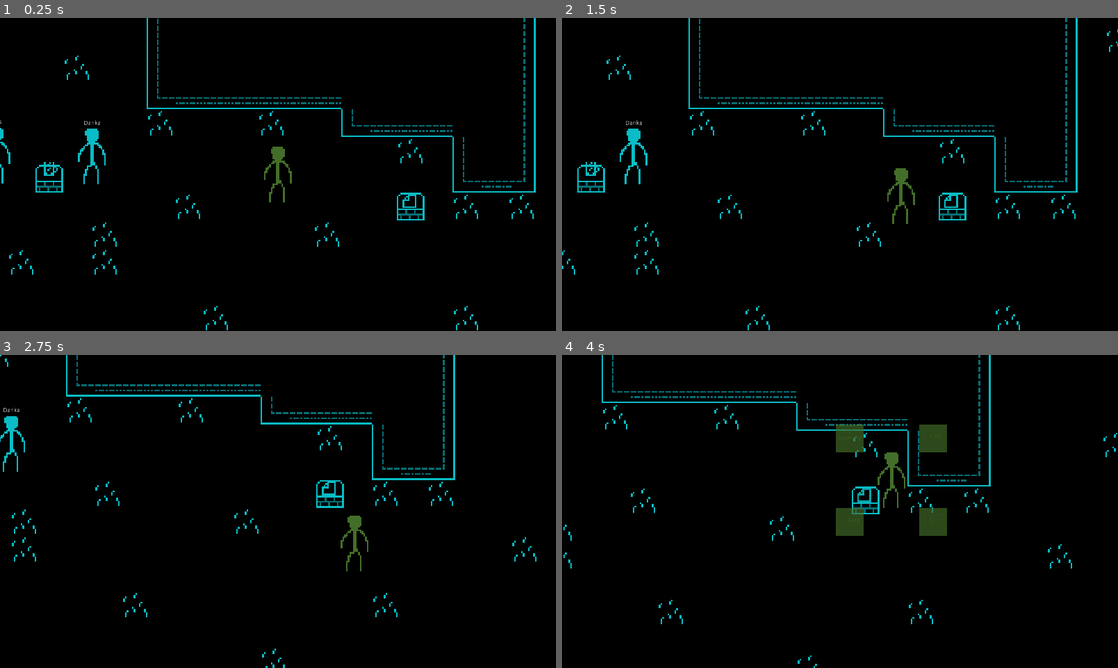
Above: before the commit, frames 1-4 (two rows, left to right).
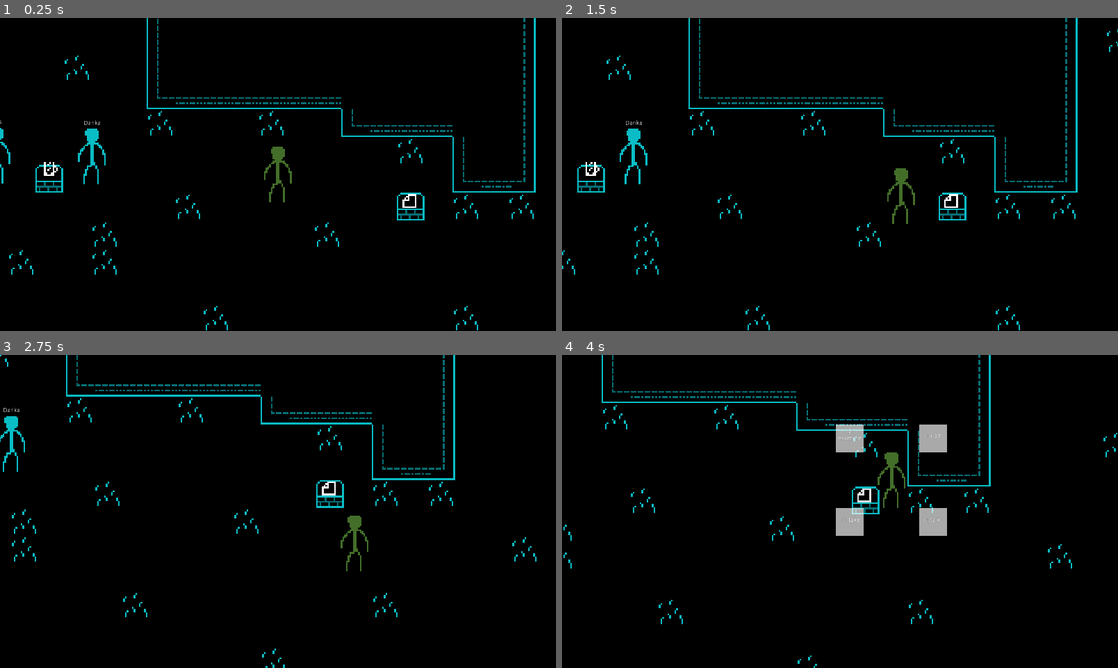
Above: after the commit, the same moments.

Repository: Katamori/a-billion-sounds
Game: Godot game, scene res://Main.tscn
Two runs of this game, one before a commit and one after it. Both use one fixed random seed, a clock stepped at 60 frames per second and the inputs below.
Inputs:
- Up to frame 1 (0.25 s): no input
- Up to frame 2 (1.5 s): tap Enter at 0.5 s; hold D (move_right) 0.53-1.28 s; hold S (move_down) from 1.28 s (still down)
- Up to frame 3 (2.75 s): release S (move_down) at 2.03 s; hold D (move_right) from 2.03 s (still down)
- Up to frame 4 (4 s): release D (move_right) at 2.78 s; hold W (move_up) 2.78-3.53 s; hold A (move_left) from 3.53 s (still down)

The runs differ from the first frame. In frame 1, 0.1% of the frame differs, in the area x 7-75%, y 46-61%; in frame 2, 0.1%; in frame 3, less than 0.1%; in frame 4, 1.8%, in the area x 49-70%, y 22-58%.

Commit message:
refactor code: AutoLoad, classes, simplification

Diff:
--- a/src/objects/Human.tscn
+++ b/src/objects/Human.tscn
@@ -1,20 +1,7 @@
-[gd_scene load_steps=3 format=2]
+[gd_scene load_steps=2 format=2]
 
-[ext_resource path="res://assets/gfx/human.png" type="Texture" id=1]
-
-[sub_resource type="RectangleShape2D" id=1]
-extents = Vector2( 7, 6 )
+[ext_resource path="res://scripts/Human.gd" type="Script" id=2]
 
 [node name="Human" type="Node2D"]
 scale = Vector2( 4, 4 )
-
-[node name="body" type="KinematicBody2D" parent="."]
-
-[node name="debug" type="Node2D" parent="body"]
-
-[node name="sprite" type="Sprite" parent="body"]
-texture = ExtResource( 1 )
-
-[node name="collision" type="CollisionShape2D" parent="body"]
-position = Vector2( 0, 10 )
-shape = SubResource( 1 )
+script = ExtResource( 2 )
--- a/src/objects/WorldObject.tscn
+++ /dev/null
@@ -1,6 +0,0 @@
-[gd_scene load_steps=2 format=2]
-
-[ext_resource path="res://scripts/WorldObject.gd" type="Script" id=1]
-
-[node name="WorldObject" type="Node2D"]
-script = ExtResource( 1 )
--- a/src/objects/human/NPC.tscn
+++ b/src/objects/human/NPC.tscn
@@ -1,12 +1,12 @@
 [gd_scene load_steps=3 format=2]
 
-[ext_resource path="res://objects/Human.tscn" type="PackedScene" id=1]
+[ext_resource path="res://objects/mixins/HumanBody.tscn" type="PackedScene" id=1]
 [ext_resource path="res://scripts/NPC.gd" type="Script" id=2]
 
 [node name="NPC" type="Node2D"]
 script = ExtResource( 2 )
 
-[node name="Human" parent="." instance=ExtResource( 1 )]
+[node name="body" parent="." instance=ExtResource( 1 )]
 modulate = Color( 0.0392157, 0.741176, 0.776471, 1 )
 position = Vector2( 0, 0.630249 )
 
--- a/src/objects/human/Player.tscn
+++ b/src/objects/human/Player.tscn
@@ -1,18 +1,19 @@
 [gd_scene load_steps=4 format=2]
 
-[ext_resource path="res://objects/Human.tscn" type="PackedScene" id=1]
-[ext_resource path="res://scripts/Player.gd" type="Script" id=2]
+[ext_resource path="res://scripts/Player.gd" type="Script" id=1]
+[ext_resource path="res://objects/mixins/HumanBody.tscn" type="PackedScene" id=2]
 [ext_resource path="res://ui/InteractionKeys.tscn" type="PackedScene" id=3]
 
 [node name="Player" type="Node2D"]
-script = ExtResource( 2 )
+script = ExtResource( 1 )
 
-[node name="Human" parent="." instance=ExtResource( 1 )]
+[node name="body" parent="." instance=ExtResource( 2 )]
 modulate = Color( 0.266667, 0.435294, 0.164706, 1 )
 
-[node name="pointer" type="Position2D" parent="Human"]
+[node name="pointer" type="Position2D" parent="."]
+scale = Vector2( 4, 4 )
 
-[node name="camera" type="Camera2D" parent="Human/pointer"]
+[node name="camera" type="Camera2D" parent="pointer"]
 scale = Vector2( 0.25, 0.25 )
 current = true
 process_mode = 0
@@ -22,6 +23,6 @@
 editor_draw_screen = false
 editor_draw_drag_margin = true
 
-[node name="interactionKeys" parent="Human/pointer" instance=ExtResource( 3 )]
+[node name="interactionKeys" parent="pointer" instance=ExtResource( 3 )]
 position = Vector2( -32, -32 )
 scale = Vector2( 0.25, 0.25 )
--- /dev/null
+++ b/src/objects/mixins/HumanBody.tscn
@@ -0,0 +1,18 @@
+[gd_scene load_steps=3 format=2]
+
+[ext_resource path="res://assets/gfx/human.png" type="Texture" id=1]
+
+[sub_resource type="RectangleShape2D" id=1]
+extents = Vector2( 7, 6 )
+
+[node name="body" type="KinematicBody2D"]
+scale = Vector2( 4, 4 )
+
+[node name="debug" type="Node2D" parent="."]
+
+[node name="sprite" type="Sprite" parent="."]
+texture = ExtResource( 1 )
+
+[node name="collision" type="CollisionShape2D" parent="."]
+position = Vector2( 0, 10 )
+shape = SubResource( 1 )
--- a/src/objects/worldObject/Flyer.tscn
+++ b/src/objects/worldObject/Flyer.tscn
@@ -1,14 +1,13 @@
 [gd_scene load_steps=3 format=2]
 
 [ext_resource path="res://assets/gfx/props_8px.png" type="Texture" id=1]
-[ext_resource path="res://objects/WorldObject.tscn" type="PackedScene" id=2]
+[ext_resource path="res://scripts/WorldObject.gd" type="Script" id=2]
 
 [node name="Flyer" type="Node2D"]
 scale = Vector2( 4, 4 )
+script = ExtResource( 2 )
 
-[node name="body" parent="." instance=ExtResource( 2 )]
-
-[node name="sprite" type="Sprite" parent="body"]
+[node name="sprite" type="Sprite" parent="."]
 texture = ExtResource( 1 )
 region_enabled = true
 region_rect = Rect2( 9, 0, 8, 8 )
--- a/src/objects/worldObject/Jug.tscn
+++ b/src/objects/worldObject/Jug.tscn
@@ -1,14 +1,13 @@
 [gd_scene load_steps=3 format=2]
 
-[ext_resource path="res://objects/WorldObject.tscn" type="PackedScene" id=1]
+[ext_resource path="res://scripts/WorldObject.gd" type="Script" id=1]
 [ext_resource path="res://assets/gfx/props_8px.png" type="Texture" id=2]
 
 [node name="Jug" type="Node2D"]
 scale = Vector2( 4, 4 )
+script = ExtResource( 1 )
 
-[node name="body" parent="." instance=ExtResource( 1 )]
-
-[node name="sprite" type="Sprite" parent="body"]
+[node name="sprite" type="Sprite" parent="."]
 texture = ExtResource( 2 )
 region_enabled = true
 region_rect = Rect2( 0, 0, 8, 8 )
--- a/src/project.godot
+++ b/src/project.godot
@@ -8,9 +8,32 @@
 
 config_version=4
 
-_global_script_classes=[  ]
+_global_script_classes=[ {
+"base": "WorldObject",
+"class": "Human",
+"language": "GDScript",
+"path": "res://scripts/Human.gd"
+}, {
+"base": "Human",
+"class": "NPC",
+"language": "GDScript",
+"path": "res://scripts/NPC.gd"
+}, {
+"base": "Human",
+"class": "Player",
+"language": "GDScript",
+"path": "res://scripts/Player.gd"
+}, {
+"base": "Node2D",
+"class": "WorldObject",
+"language": "GDScript",
+"path": "res://scripts/WorldObject.gd"
+} ]
 _global_script_class_icons={
-
+"Human": "",
+"NPC": "",
+"Player": "",
+"WorldObject": ""
 }
 
 [application]
@@ -19,6 +42,10 @@
 run/main_scene="res://Main.tscn"
 boot_splash/image="res://assets/gfx/art/wall2-big.png"
 config/icon="res://icon.png"
+
+[autoload]
+
+Boot="*res://scripts/Boot.gd"
 
 [display]
 
--- /dev/null
+++ b/src/scripts/Boot.gd
@@ -0,0 +1,8 @@
+extends Node
+
+
+# global randomizer
+var rng = RandomNumberGenerator.new()
+
+func _ready():
+	rng.randomize()
--- /dev/null
+++ b/src/scripts/Human.gd
@@ -0,0 +1,8 @@
+extends WorldObject
+class_name Human
+
+func _init().():
+	pass
+
+func _ready():
+	pass
--- a/src/scripts/NPC.gd
+++ b/src/scripts/NPC.gd
@@ -1,7 +1,12 @@
-extends Node2D
+extends Human
+class_name NPC
 
 # Name of the NPC character
-export var character_name = "Name";
+export var character_name: String;
+
+func _init():
+	character_name = "Name";
+
 
 # Called when the node enters the scene tree for the first time.
 func _ready():
--- a/src/scripts/Player.gd
+++ b/src/scripts/Player.gd
@@ -1,4 +1,5 @@
-extends Node2D
+extends Human
+class_name Player
 
 # player constants
 var SPEED = 15000
@@ -6,16 +7,20 @@
 var PROX_THRESHOLD = 85
 
 # player state properties
-var move_vector = Vector2(0, 0)
+var move_vector: Vector2
 
+# nodes from other parts of the applications
+onready var body = get_node("body")
+onready var camera_pointer = get_node("pointer")
+# todo: is it the only way?
+onready var props = get_tree().get_nodes_in_group("props")
+
+# inheritance override
 var can_interact = false
 
 
-# nodes from other parts of the applications
-onready var body = get_node("Human/body")
-onready var camera_pointer = get_node("Human/pointer")
-# todo: is it the only way?
-onready var props = get_tree().get_nodes_in_group("props")
+func _init():
+	move_vector = Vector2(0, 0)
 
 # Called when the node enters the scene tree for the first time.
 func _ready():
@@ -45,13 +50,10 @@
 	var had_nearby_prop = false
 
 	for prop in props:
-		# todo: get rid of FCKING PREONCEPTIONS
-		var propBody = prop.get_node("body")
-
-		propBody.is_active = body.get_global_position().distance_to(prop.get_global_position()) < PROX_THRESHOLD
+		prop.is_active = body.get_global_position().distance_to(prop.get_global_position()) < PROX_THRESHOLD
 
 		# if even only one prop signals is_active, player can interact
-		had_nearby_prop = had_nearby_prop || propBody.is_active
+		had_nearby_prop = had_nearby_prop || prop.is_active
 	pass
 
 	can_interact = had_nearby_prop
--- a/src/scripts/WorldObject.gd
+++ b/src/scripts/WorldObject.gd
@@ -1,24 +1,28 @@
 extends Node2D
+class_name WorldObject
 
 # exportable properties
-export var is_usable = false # can interact_passive
-export var is_pickable = false # can item_take
-
-# global randomizer
-var rng = RandomNumberGenerator.new()
-
-# alpha value of Node color modulation
-var MOD_ALPHA = 0.5
+export var is_usable: bool # can interact_passive
+export var is_pickable: bool # can item_take
 
 # the increment value for texture flashing
 var STEP = 0.07
 
+# alpha value of Node color modulation
+var MOD_ALPHA: float
+
 # inner state variables
-var is_active = false;
+var is_active: bool
 
 # general WorldObject behavior
+func _init().():
+	MOD_ALPHA = 0.5
+
+	is_usable = false
+	is_pickable = false
+	is_active = false
+
 func _ready():
-	rng.randomize()
 	pass
 
 func _process(delta):
@@ -43,4 +47,4 @@
 	return Color(1, 1, 1, abs(sin(MOD_ALPHA)))
 
 func full_random_color():
-	return Color(rng.randf(), rng.randf(), rng.randf())
+	return Color(Boot.rng.randf(), Boot.rng.randf(), Boot.rng.randf())
